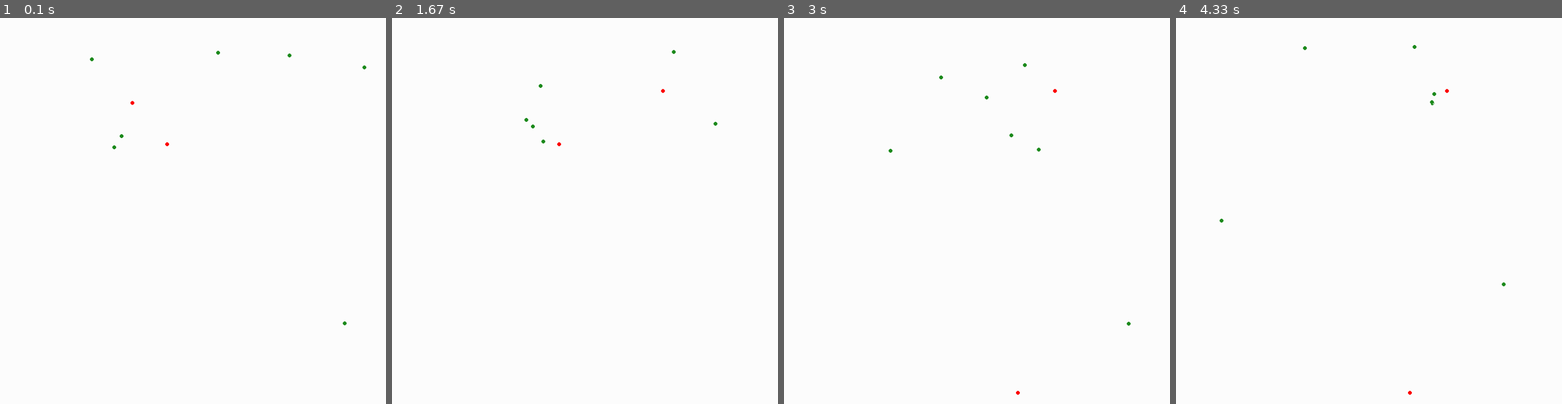
Above: before the commit, frames 1-4 (left to right).
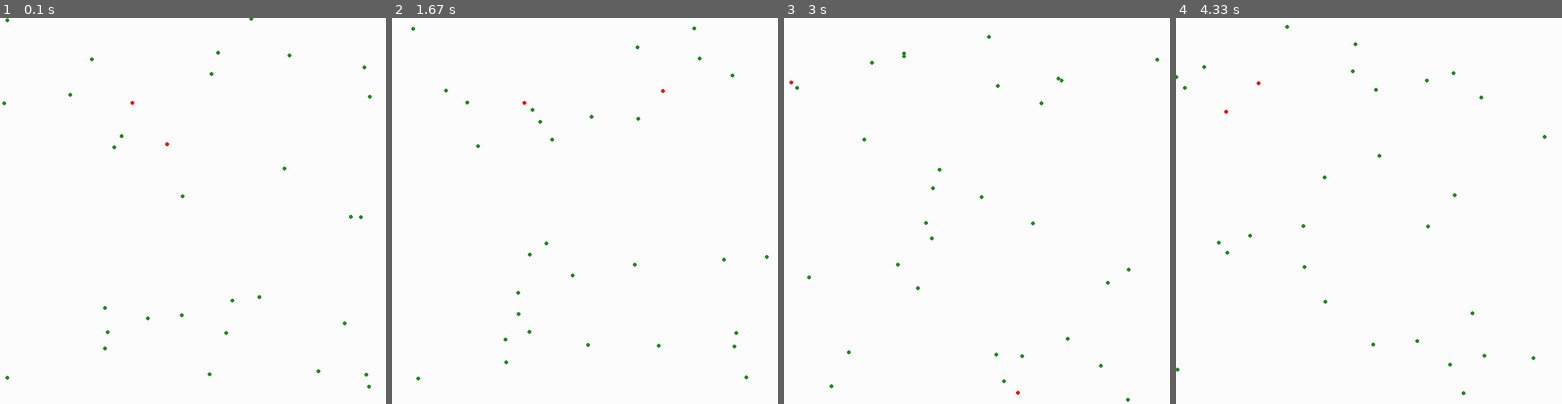
Above: after the commit, the same moments.

Repository: gregwinther/mas
Game: pygame game, started from task_search/pygame_task_search.py
The game is run twice, just before and just after one commit, with the same random seed, the same clock (stepped at 60 frames per second) and the same inputs.
Inputs:
- Up to frame 1 (0.1 s): no input
- Up to frame 2 (1.67 s): no input
- Up to frame 3 (3 s): no input
- Up to frame 4 (4.33 s): no input

The runs differ from the first frame. In frame 1, 0.2% of the frame differs, in the area x 0-97%, y 0-96%; in frame 2, 0.3%; in frame 3, 0.4%; in frame 4, 0.4%, in the area x 0-96%, y 1-98%.

Commit message:
Begin report
    Introduction
    Explain extension of pygame framework
    Include code listing

Diff:
--- a/task_search/pygame_task_search.py
+++ b/task_search/pygame_task_search.py
@@ -261,7 +261,7 @@
                 other_sprites.remove(agent)
                 for agent2 in other_sprites:
                     distance = agent.dist_to_sprite(agent2)
-                    if abs(distance) < agent2.Rd and not agent2.tasked:
+                    if abs(distance) < agent2.Rd:
                         agent_bids[distance] = agent2
 
                 ordered_bidding_agents = OrderedDict(
@@ -286,10 +286,10 @@
     simulation = AuctionSimulation()
     simulation.cycles = 1000
     simulation.communicate = True
-    simulation.Rd = 1000
-    # simulation.write = True
+    simulation.Rd = 1400
+    simulation.write = True
     simulation.n_T = 2
     simulation.Tr = 50
-    simulation.n_R = 7
+    simulation.n_R = 30
     simulation.Tc = 3
     simulation.start()
Not shown, added: task_search/02_game_theory_analysis/analysis.pdf
Not shown, added: task_search/02_game_theory_analysis/analysis.tex
